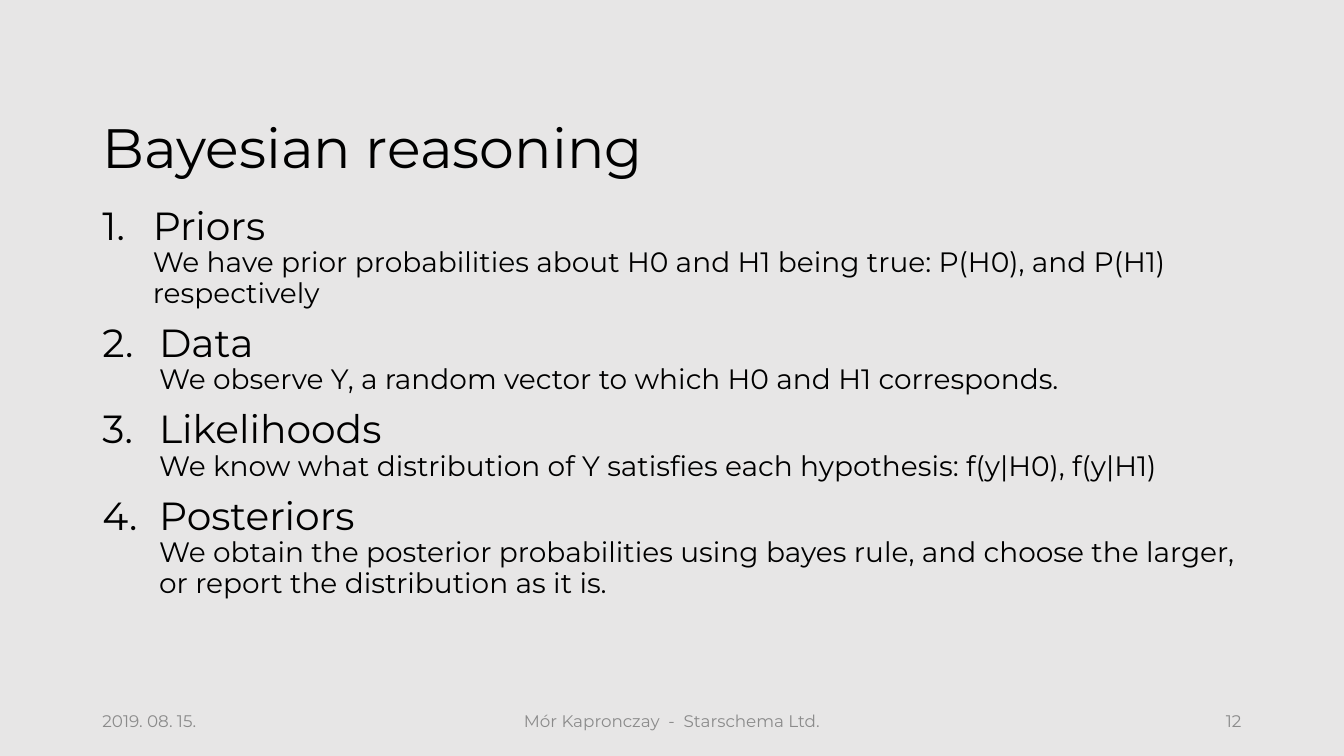
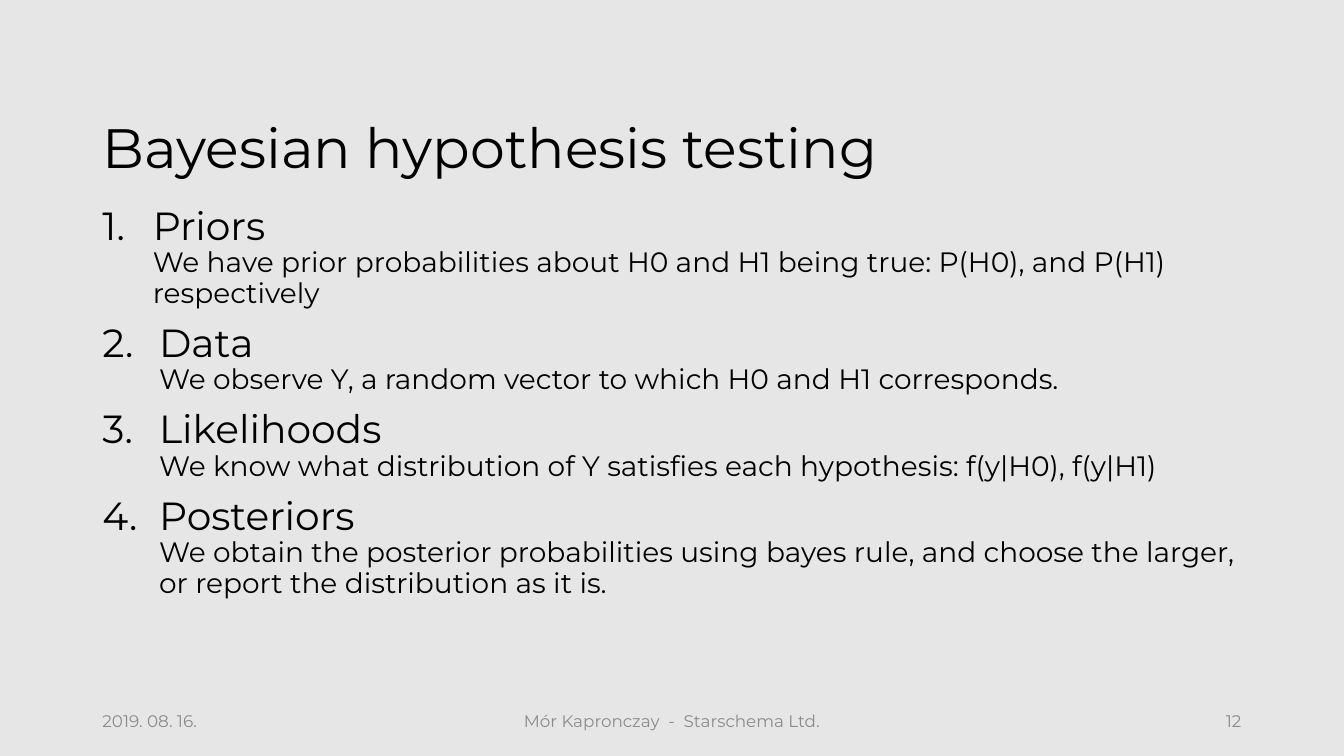
Before and after one commit to morkapronczay/cec2019, a slide deck: slide 12 of presentations/CEC2019-KM-Sess1.pptx. Drawn at 1344x756 pixels with LibreOffice and Linux fonts; fonts in the diff are those of the drawing; background and template pictures are left out. Boxes give left, top, right and bottom in pixels: in the first picture for what was removed or moved away, otherwise in the second. Text is boxed around its words. In the diff, an @@ line names an element or a change of style, - is before the commit and + after.

```diff
--- a/presentations/CEC2019-KM-Sess1.pptx
+++ b/presentations/CEC2019-KM-Sess1.pptx
@@ title at bbox=[102, 127, 877, 179]: text changed @@
-Bayesian reasoning
+Bayesian hypothesis testing
@@ text at bbox=[102, 715, 197, 727]: text changed @@
-2019. 08. 15.
+2019. 08. 16.
```
Also in this commit, not shown: 18 other slides changed.
